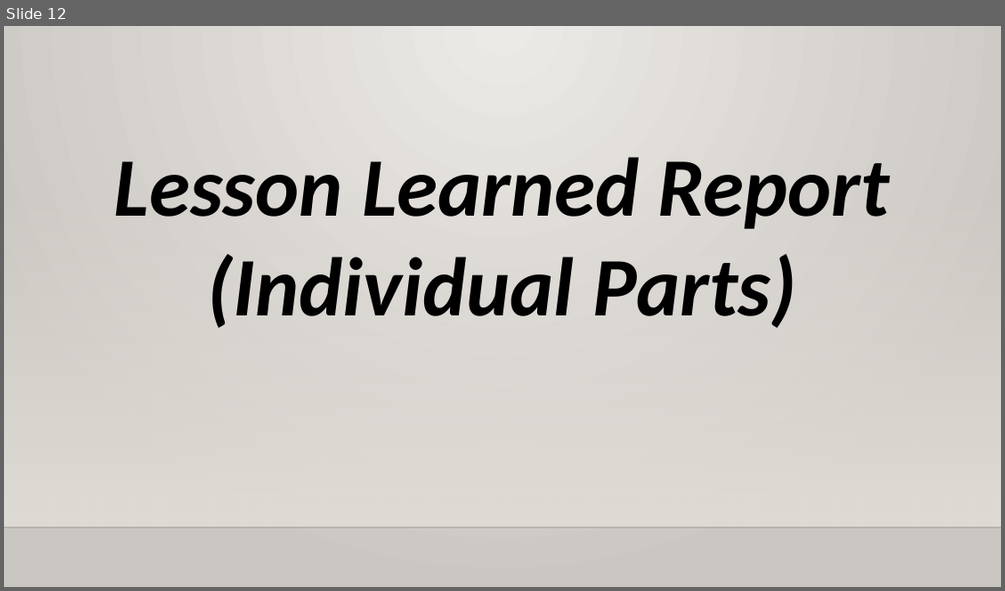
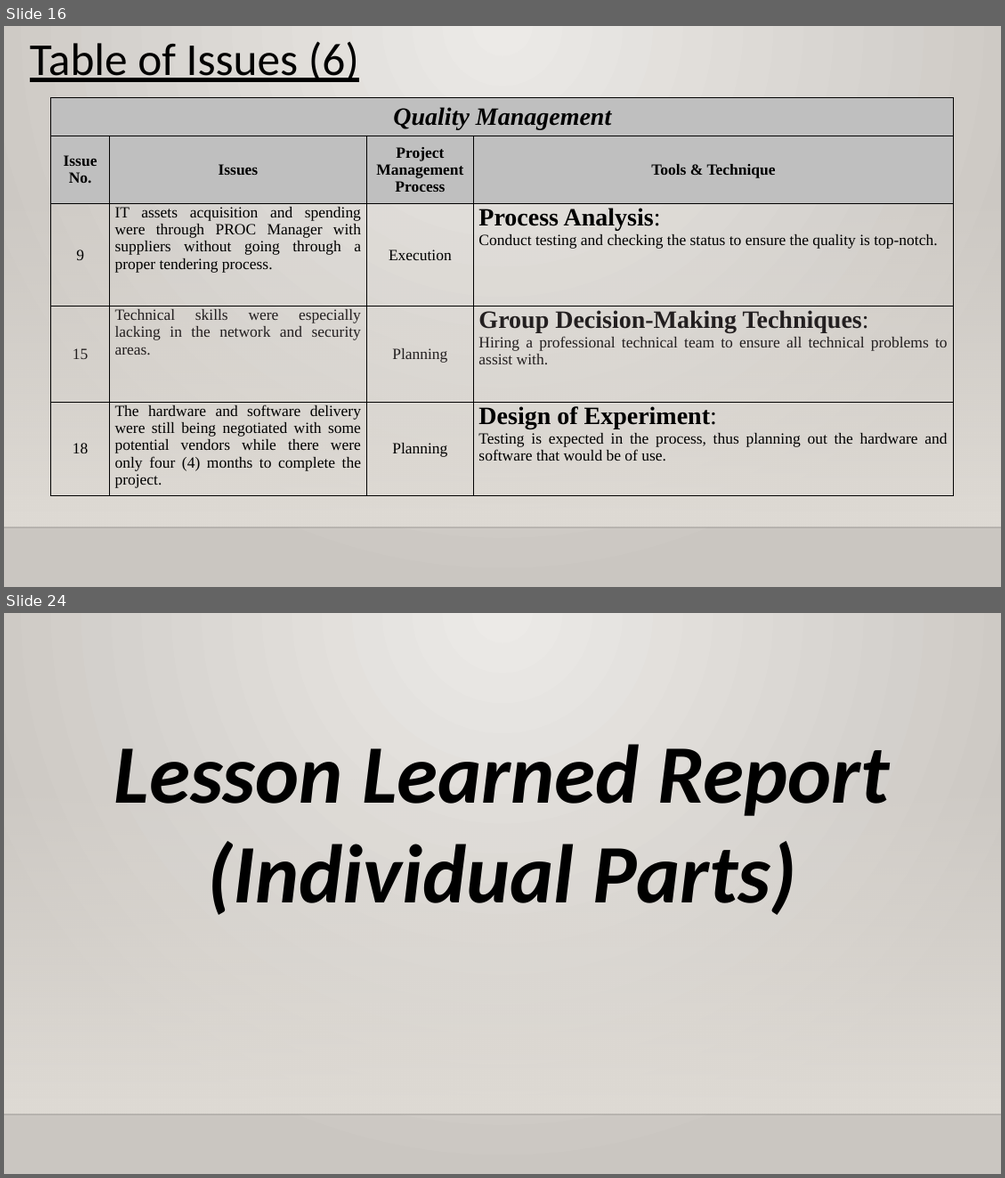
Before and after one commit to XtremisStudio/Project-Management, a slide deck: PRMGT_Presentation_Template.pptx. Shown one above the other, each under a label of ours: slide 12 before the commit, slides 16 and 24 after it; the slides between them are not shown. The pictures are 1005x591 and 1005x1178 pixels, drawn with LibreOffice and Linux fonts; fonts in the diff are those of the drawing; background and template pictures are left out. Boxes give left, top, right and bottom in pixels: in the first picture for what was removed or moved away, otherwise in the second. Text is boxed around its words. In the diff, an @@ line names an element or a change of style, - is before the commit and + after.

```diff
--- a/PRMGT_Presentation_Template.pptx
+++ b/PRMGT_Presentation_Template.pptx
@@ slide 16 added at (4,26,1001,587), background gradient #ECEAE7 to #CAC7C1; not listed: 2 template elements that a slide beside it also shows @@
@@ text added at (30,41,359,82), 44 pt, text #000000, underline @@
+Table of Issues (6)
@@ table added at (51,98,955,496), 5 rows, 4 columns @@
+Quality Management |  |  | 
+Issue No. | Issues | Project Management Process | Tools & Technique
+9 | IT assets acquisition and spending were through PROC Manager with suppliers without going through a proper tendering process. | Execution | Process Analysis: / Conduct testing and checking the status to ensure the quality is top-notch.
+15 | Technical skills were especially lacking in the network and security areas. | Planning | Group Decision-Making Techniques: / Hiring a professional technical team to ensure all technical problems to assist with.
+18 | The hardware and software delivery were still being negotiated with some potential vendors while there were only four (4) months to complete the project. | Planning | Design of Experiment: / Testing is expected in the process, thus planning out the hardware and software that would be of use.
@@ what was slide 12 is now slide 24 @@
```
Also in this commit, not shown: 11 slides changed, 14 other slides added, 1 slide removed, 3 other files.
